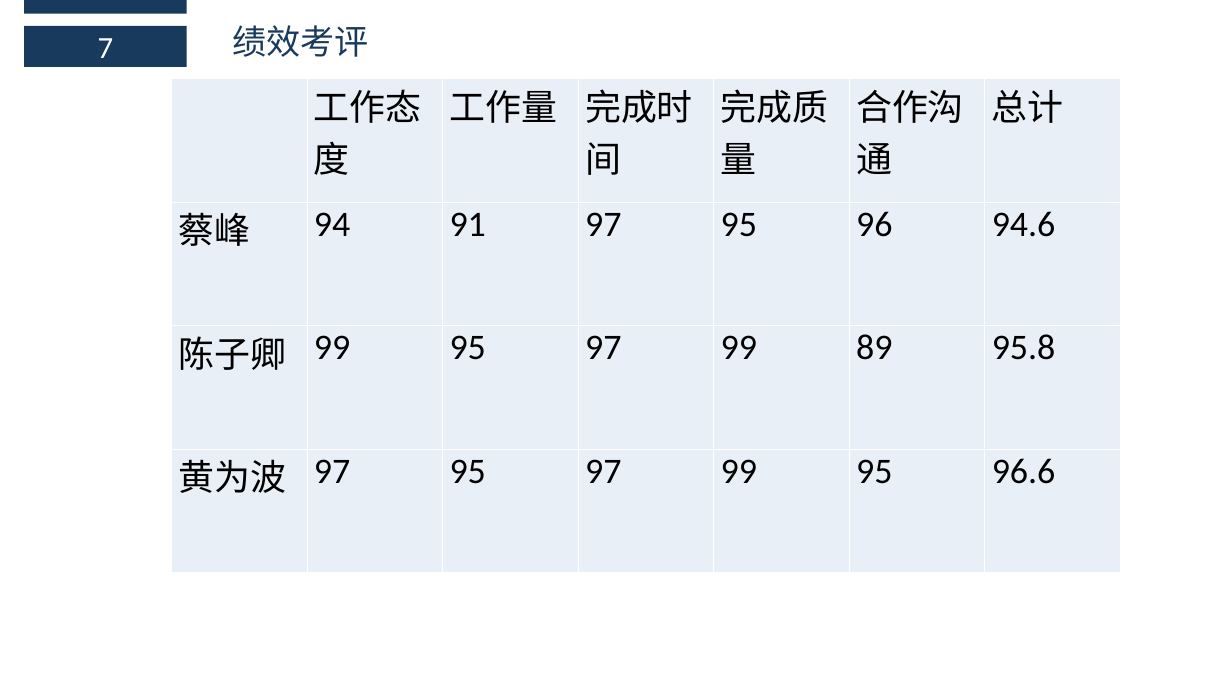
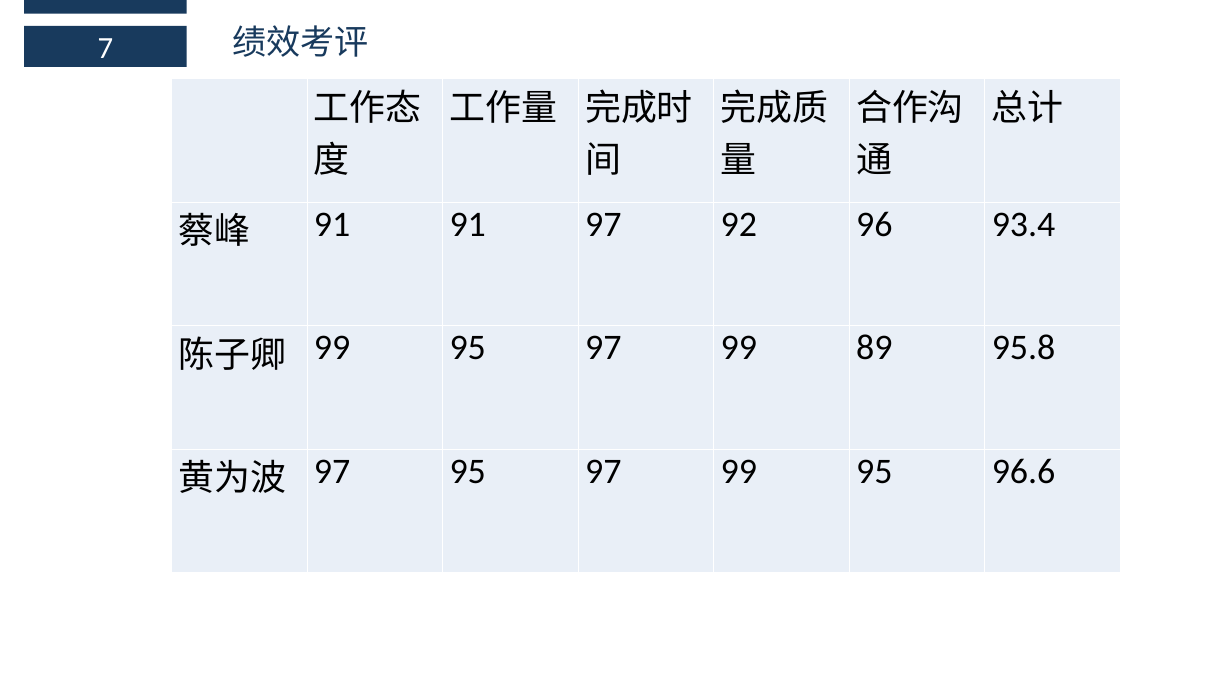
Before and after one commit to boboHh/Wine-APP, a slide deck: slide 22 of SE2018春-G17-实现阶段PPT.pptx (slide 21 before the commit). Drawn at 1232x693 pixels with LibreOffice and Linux fonts; fonts in the diff are those of the drawing. Boxes give left, top, right and bottom in pixels: in the first picture for what was removed or moved away, otherwise in the second. Text is boxed around its words. In the diff, an @@ line names an element or a change of style, - is before the commit and + after.

```diff
--- a/SE2018春-G17-实现阶段PPT.pptx
+++ b/SE2018春-G17-实现阶段PPT.pptx
@@ table at [172, 79, 1123, 573] @@
-row 2: 蔡峰 | 94 | 91 | 97 | 95 | 96 | 94.6
+row 2: 蔡峰 | 91 | 91 | 97 | 92 | 96 | 93.4
```
Also in this commit, not shown: 1 other slide changed, 1 slide added, 1 other file.
